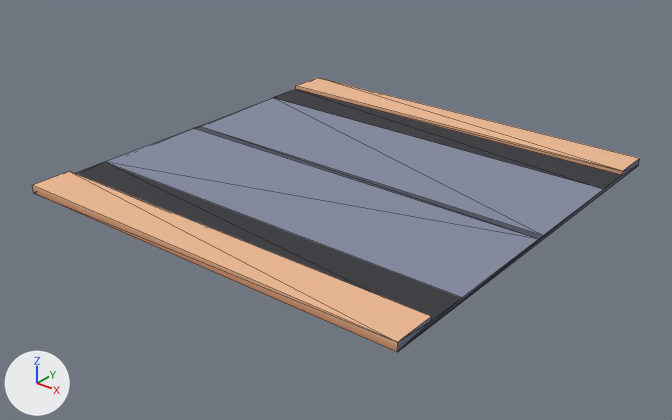
One commit to the glTF model apps/web/static/models/roads/road-straight.glb: the scene before it, then after it.
One viewpoint serves both versions: a camera (50 mm lens) standing at (1.221, -1.563, 0.88) and looking at (0.008, -0.046, -0.06). Arrows for +X, +Y and +Z are at lower left; the lights stay in place. The picture after the commit comes second. Mesh edges are drawn as thin lines. Vertices at exactly the same position are counted once.

Objects in the first picture: 'road-straight'.
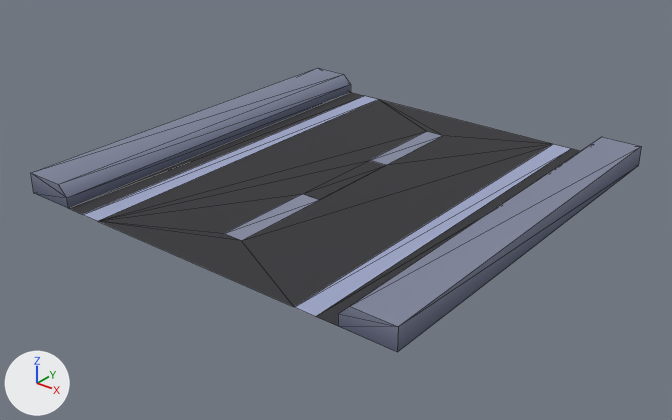
Changed parts and their boxes [x1, y1, x2, y2] in the pictures (672 x 420 px):
'road-straight', reshaped
    before: [33, 78, 640, 352]
    after: [31, 68, 641, 352]

Edits to the bpy script that builds the scene:
```text
Change me_road_straight:
    used by ob_road_straight; location = (0.0, 0.0, 0.0)
    remove me_road_straight.from_pydata(...)  # 24 vertices, 44 faces; spans x -0.5..0.5, y -0.5..0.5, z 0.0..0.02
    add me_road_straight.from_pydata(...)  # 52 vertices, 54 faces; spans x -0.5..0.5, y -0.5..0.5, z 0.0..0.05
    me_road_straight part 1
    20 vertices are removed from x -0.5..0.5, y -0.5..0.5, z 0.01..0.02
    44 faces are deleted
    32 vertices are added at x -0.5..0.5, y -0.5..0.5, z 0.0..0.05
    16 new vertices lie (0.05, 0.0, 0.0) away from vertices in x -0.375..0.325, y -0.5..0.5, z 0.0
    54 new faces join them
```
